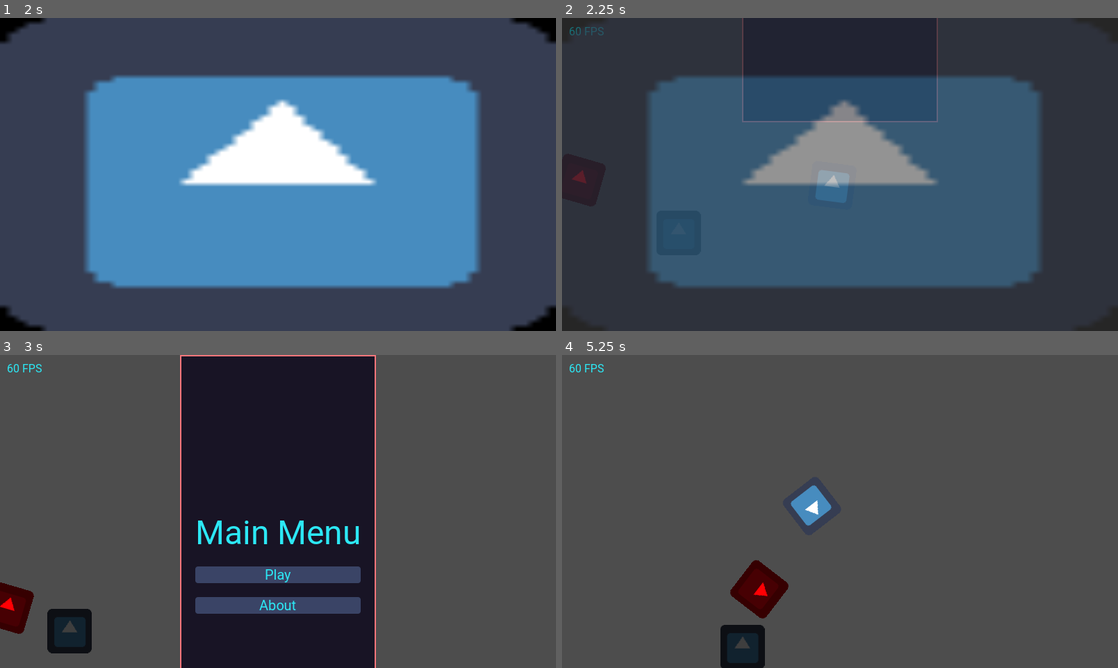
Above: before the commit, frames 1-4 (two rows, left to right).
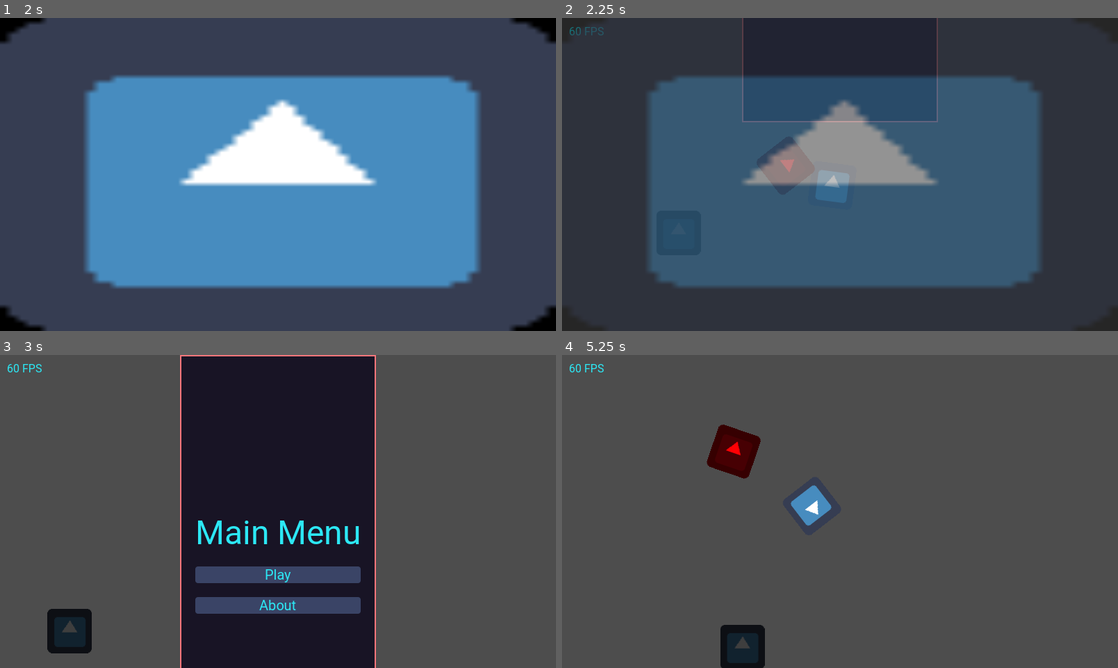
Above: after the commit, the same moments.

Repository: Bloodyaugust/ld-54
Game: Godot game, scene res://scenes/main.tscn
The game is run twice, just before and just after one commit, with the same random seed, the same clock (stepped at 60 frames per second) and the same inputs. The engine's default icon, where the game draws it, is replaced by a stand-in: a white triangle on a blue panel in a dark square.
Inputs (mouse positions are in pixels of both pictures, inside the frame that each line leads up to):
- Up to frame 1 (2 s): tap Enter at 0.5 s; move the mouse to (400, 158) at 0.52 s; hold Right (ui_right) 0.53-1.25 s; click (400, 158) at 0.67 s; tap Space at 1.25 s; drag from (166, 190) to (272, 227) at 1.27 s
- Up to frame 2 (2.25 s): tap Enter at 2 s; move the mouse to (895, 105) at 2.02 s; hold Right (ui_right) from 2.03 s (still down)
- Up to frame 3 (3 s): release Right (ui_right) at 2.75 s; click "Play" at 2.75 s
- Up to frame 4 (5.25 s): click "Play" at 3.5 s; drag from (812, 574) to (673, 464) at 4.27 s; move the mouse to (1006, 558) at 5.02 s; hold Left (ui_left) from 5.03 s (still down)

Frame 1 is identical in both runs. In frame 2, 0.1% of the frame differs, in the area x 1-42%, y 45-53%; in frame 3, 0.8%; in frame 4, 2.3%, in the area x 26-41%, y 22-85%.

Commit message:
Add EnemyController with basic follow behavior

Diff:
--- /dev/null
+++ b/actors/enemies/BasicKamikaze.tscn
@@ -0,0 +1,12 @@
+[gd_scene load_steps=3 format=3 uid="uid://c5key3a0qe5jr"]
+
+[ext_resource type="Script" path="res://scripts/controllers/EnemyController.gd" id="1_0dxtj"]
+[ext_resource type="PackedScene" uid="uid://couplwfrtf7s6" path="res://actors/Ship.tscn" id="1_lv23b"]
+
+[node name="Enemy" type="Node2D"]
+script = ExtResource("1_0dxtj")
+
+[node name="Ship" parent="." instance=ExtResource("1_lv23b")]
+unique_name_in_owner = true
+modulate = Color(1, 0, 0.0156863, 1)
+position = Vector2(96, -40)
--- a/scenes/main.tscn
+++ b/scenes/main.tscn
@@ -8,7 +8,7 @@
 [ext_resource type="PackedScene" path="res://lib/BetterCam.tscn" id="5"]
 [ext_resource type="Script" path="res://views/Splash.gd" id="6"]
 [ext_resource type="Script" path="res://views/About.gd" id="7_xk6j8"]
-[ext_resource type="PackedScene" uid="uid://couplwfrtf7s6" path="res://actors/Ship.tscn" id="8_md4cg"]
+[ext_resource type="PackedScene" uid="uid://c5key3a0qe5jr" path="res://actors/enemies/BasicKamikaze.tscn" id="9_vjdrj"]
 
 [node name="Node2D" type="Node2D"]
 
@@ -133,6 +133,4 @@
 modulate = Color(0.243137, 0.243137, 0.243137, 1)
 texture = ExtResource("2")
 
-[node name="Ship" parent="." instance=ExtResource("8_md4cg")]
-modulate = Color(1, 0, 0.0156863, 1)
-position = Vector2(96, -40)
+[node name="Enemy" parent="." instance=ExtResource("9_vjdrj")]
--- /dev/null
+++ b/scripts/controllers/EnemyController.gd
@@ -0,0 +1,7 @@
+extends Node2D
+
+@onready var _player: Node2D = get_tree().get_first_node_in_group("player")
+@onready var _ship: Node2D = %Ship
+
+func _process(_delta) -> void:
+  _ship.move_target = _player.global_position
